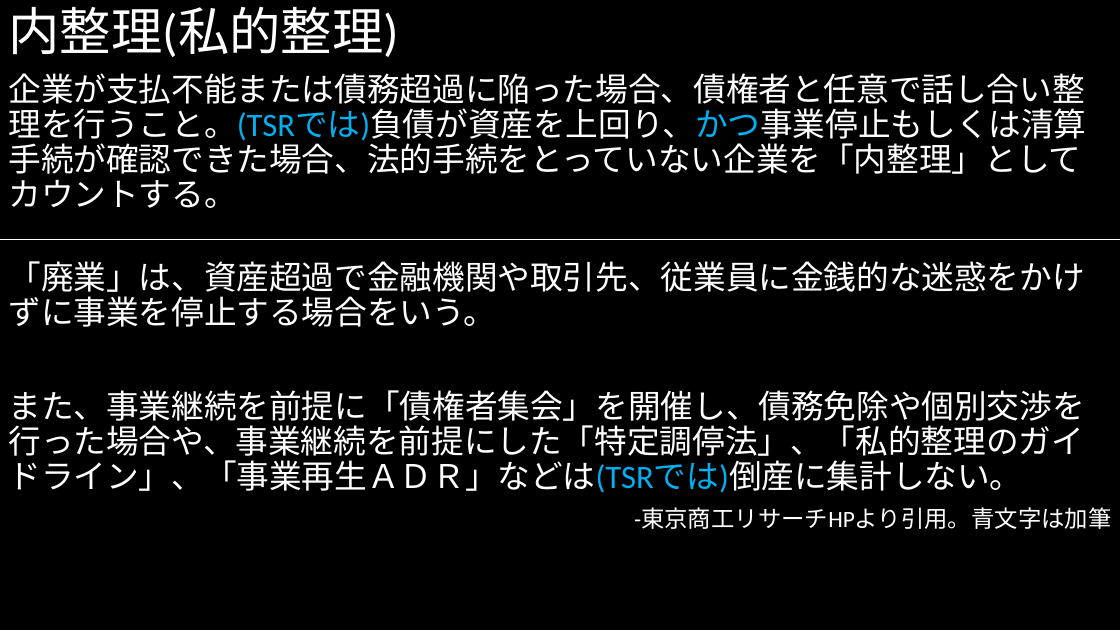
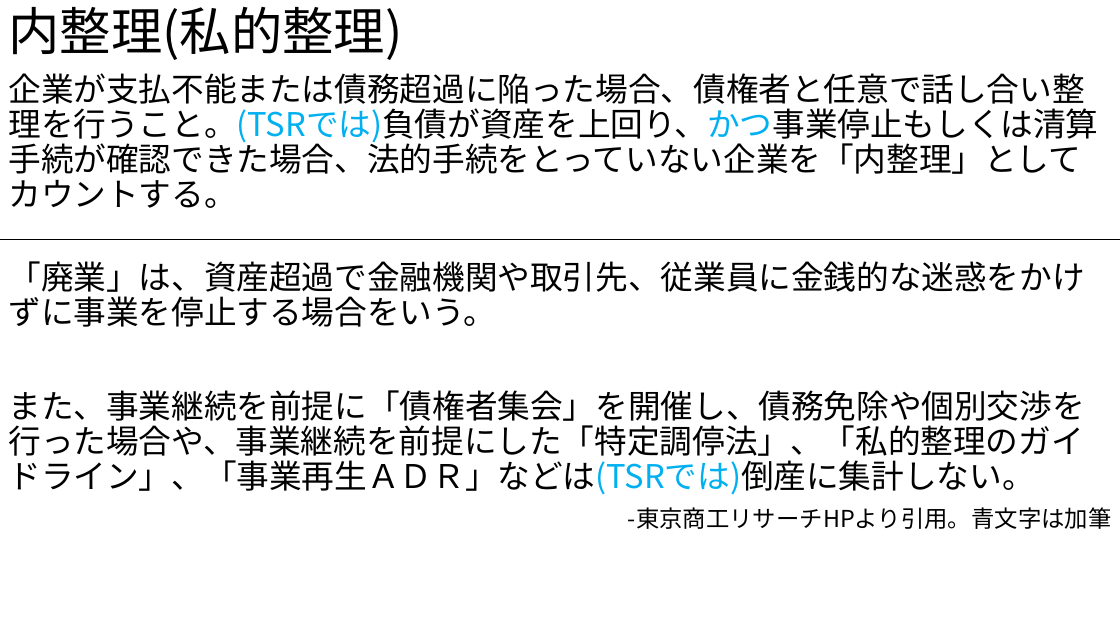
Before and after one commit to MAGA-Phantom/OperationSotsuron, a slide deck: slide 15 of 倒産の研究(仮).pptx (slide 14 before the commit). Drawn at 1120x630 pixels with LibreOffice and Linux fonts; fonts in the diff are those of the drawing. Boxes give left, top, right and bottom in pixels: in the first picture for what was removed or moved away, otherwise in the second. Text is boxed around its words. In the diff, an @@ line names an element or a change of style, - is before the commit and + after.

```diff
--- a/倒産の研究(仮).pptx
+++ b/倒産の研究(仮).pptx
@@ background #000000 to #FFFFFF @@
@@ title "内整理(私的整理)" at bbox=[8, 7, 402, 60]: font Calibri to Noto Sans CJK JP, text colour #FFFFFF to #000000 @@
@@ text "企業が支払不能または債務超過に陥った場合、債権者と任意で話し合い整理を行うこと。(TSRでは)負債が資産を上回り、かつ事 ..." at bbox=[8, 73, 1112, 529]: font Calibri to Noto Sans CJK JP, text colour #FFFFFF to #000000 @@
@@ line (0, 239) - (1120, 239): stroke #FFFFFF 0.5 pt to #000000 0.5 pt @@
```
Also in this commit, not shown: 34 other slides changed, 1 slide added, 2 other files.
